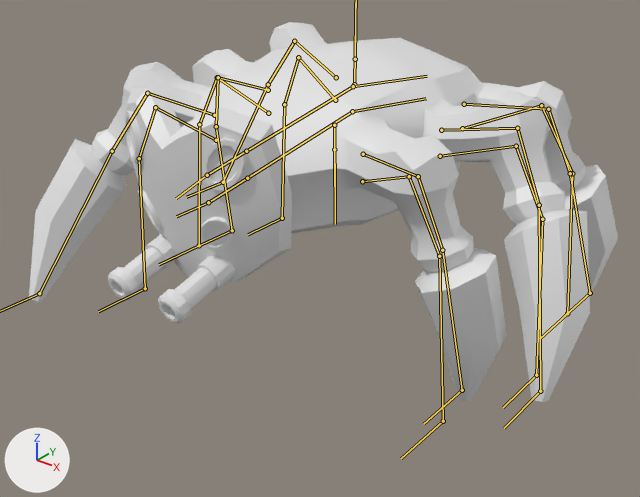
What one commit did to the Blender file Models/Characters.blend.
One viewpoint serves both versions: a 50 mm camera at (4.1, -5.56, 1.9) aimed at (0.13, -0.61, -1.17). The axes (+X, +Y, +Z) are drawn at lower left. The lights are the same throughout. The bones that bend it are drawn over the model as lines.

Names of what the first picture shows: 'Anti-Virus'.
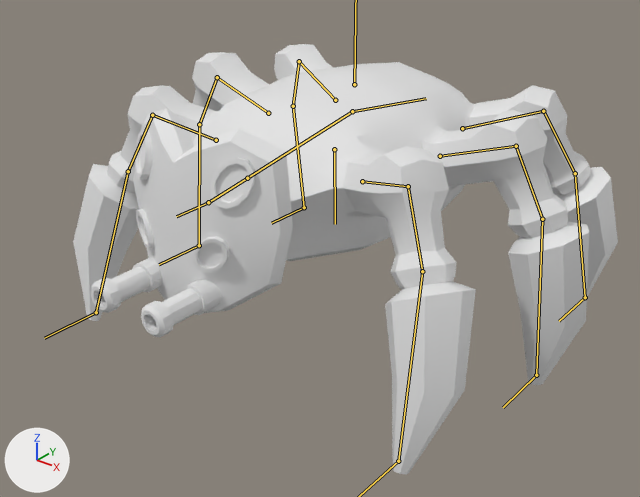
The newer file adds an action. The first version stands in its rest pose; the second is drawn at frame 0 of the action 'Base'.

What differs and where, as boxes [x1, y1, x2, y2] in the pictures (640 x 497 px):
'Anti-Virus', posed (7% narrower, 13% taller): before [29, 22, 618, 402]; after [73, 44, 618, 475]
bone 'Middle Lower.l.001', root to tip: before (540, 391) to (504, 428); after (536, 375) to (503, 407)
bone 'Back Lower.l.001', root to tip: before (590, 293) to (564, 316); after (585, 297) to (559, 321)
bone 'Middle Lower.r.001', root to tip: before (232, 230) to (195, 247); after (199, 245) to (159, 264)
bone 'Back Lower.r.001', root to tip: before (223, 182) to (186, 197); after (304, 207) to (271, 223)
bone 'Head', root to tip: before (207, 175) to (176, 198); after (208, 202) to (176, 216)

What the commit changed:
Bone 'Front Lower.l.001' (bone_front_lower_l_001) moves from (0.078, -0.413, 0.041) to (0.0, 0.556, 0.0).
Bone 'Middle Lower.l.001' (bone_middle_lower_l_001) moves from (0.394, 0.574, 0.096) to (0.0, 0.0, 0.0).
Bone 'Back Lower.l.001' (bone_back_lower_l_001) moves from (0.0, -0.47, 0.0) to (0.0, -0.365, 0.0).
Bone 'Front Lower.r.001' (bone_front_lower_r_001) moves from (0.188, 1.065, 0.362) to (0.0, 0.556, 0.0).
Bone 'Middle Lower.r.001' (bone_middle_lower_r_001) moves from (0.0, -0.47, 0.0) to (0.0, 0.0, 0.0).
Bone 'Back Lower.r.001' (bone_back_lower_r_001) moves from (-0.615, 0.261, 0.306) to (0.0, -0.365, 0.0).
Bone 'Bone' (bone_bone) moves from (0.0, 0.203, 0.0) to (0.0, 0.0, 0.0).
Bone 'Head' (bone_head) turns from (15, 0, 0) to (0, 0, 0) degrees about its own x, y and z.
